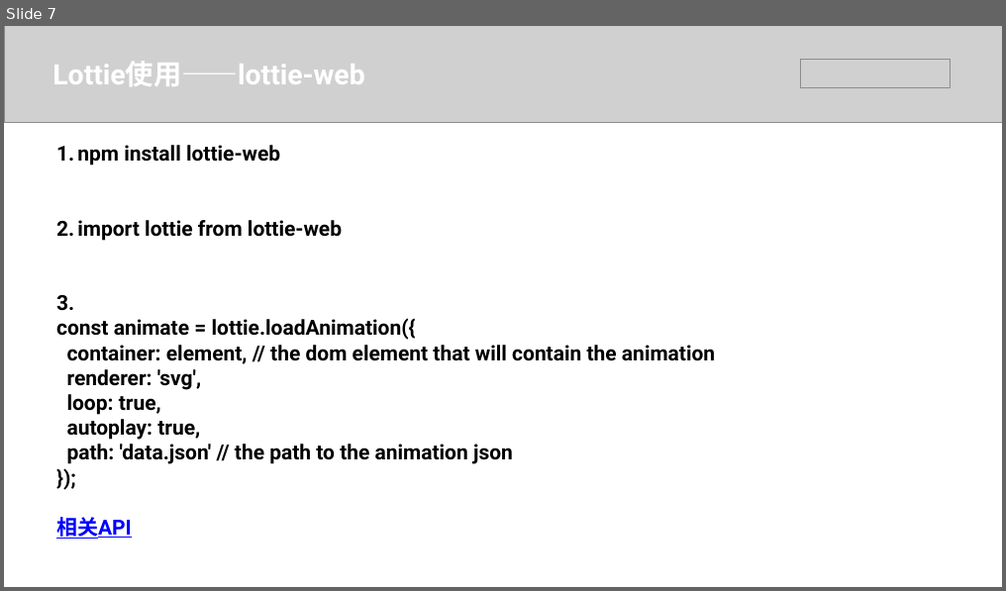
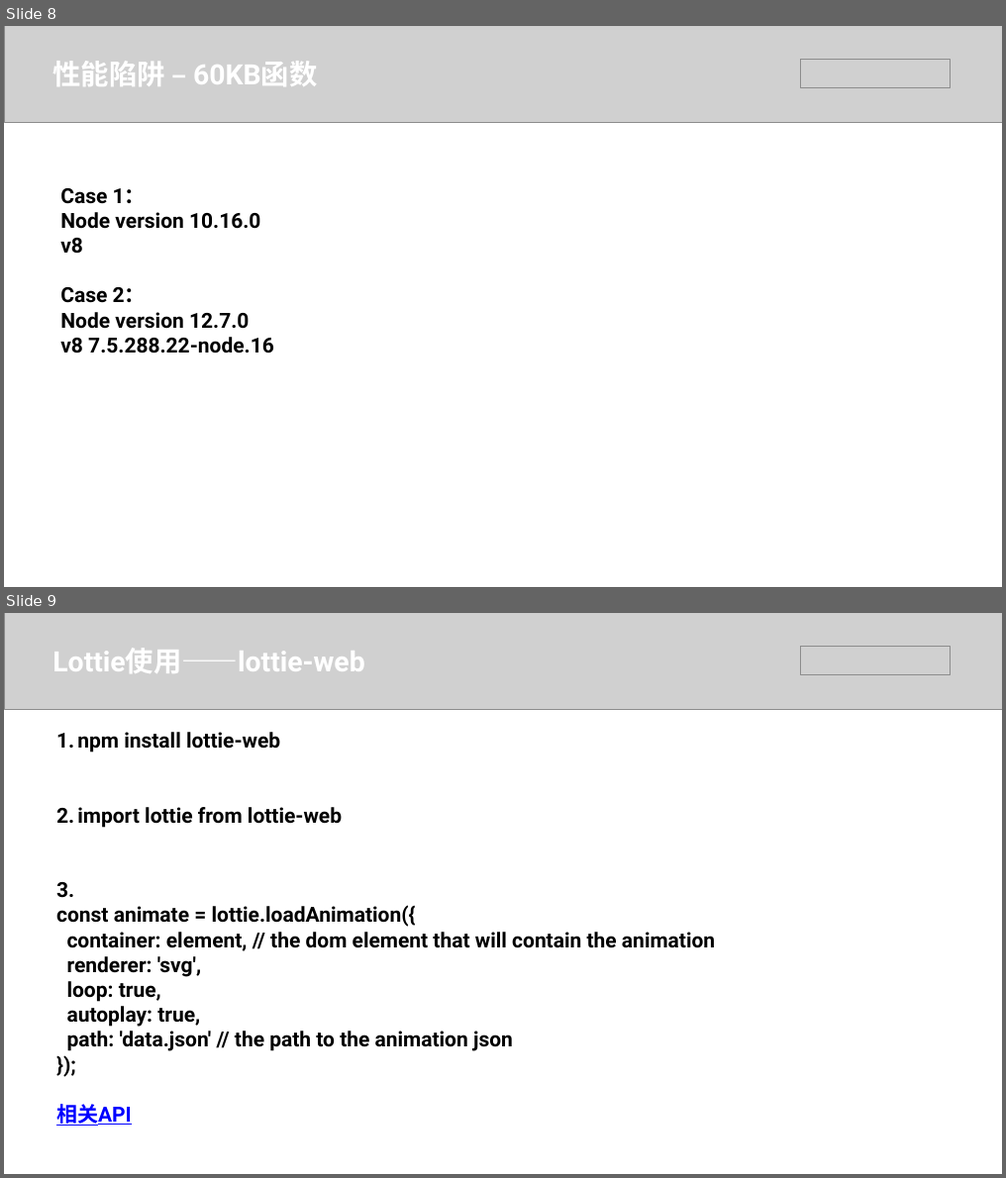
Before and after one commit to hjl19911127/js-performance, a slide deck: 漫谈JS性能.pptx. Shown one above the other, each under a label of ours: slide 7 before the commit, slides 8 and 9 after it. The pictures are 1006x591 and 1006x1178 pixels, drawn with LibreOffice and Linux fonts; fonts in the diff are those of the drawing; grey boxes stand for pictures. Boxes give left, top, right and bottom in pixels: in the first picture for what was removed or moved away, otherwise in the second. Text is boxed around its words. In the diff, an @@ line names an element or a change of style, - is before the commit and + after.

```diff
--- a/漫谈JS性能.pptx
+++ b/漫谈JS性能.pptx
@@ slide 8 added at <box>4,26,1002,587</box>, background #FFFFFF @@
@@ picture added at <box>4,26,1002,122</box> @@
@@ text added at <box>53,61,317,86</box>, 54 pt, text #FFFFFF, bold @@
+性能陷阱 – 60KB函数
@@ picture added at <box>800,60,949,87</box> @@
@@ text added at <box>60,188,274,354</box>, 40 pt, text #000000, bold @@
+Case 1：
+Node version 10.16.0
+v8
+Case 2：
+Node version 12.7.0
+v8 7.5.288.22-node.16
@@ what was slide 7 is now slide 9 @@
```
Also in this commit, not shown: 5 slides changed, 3 other slides added, 2 slides removed, 3 other files.
